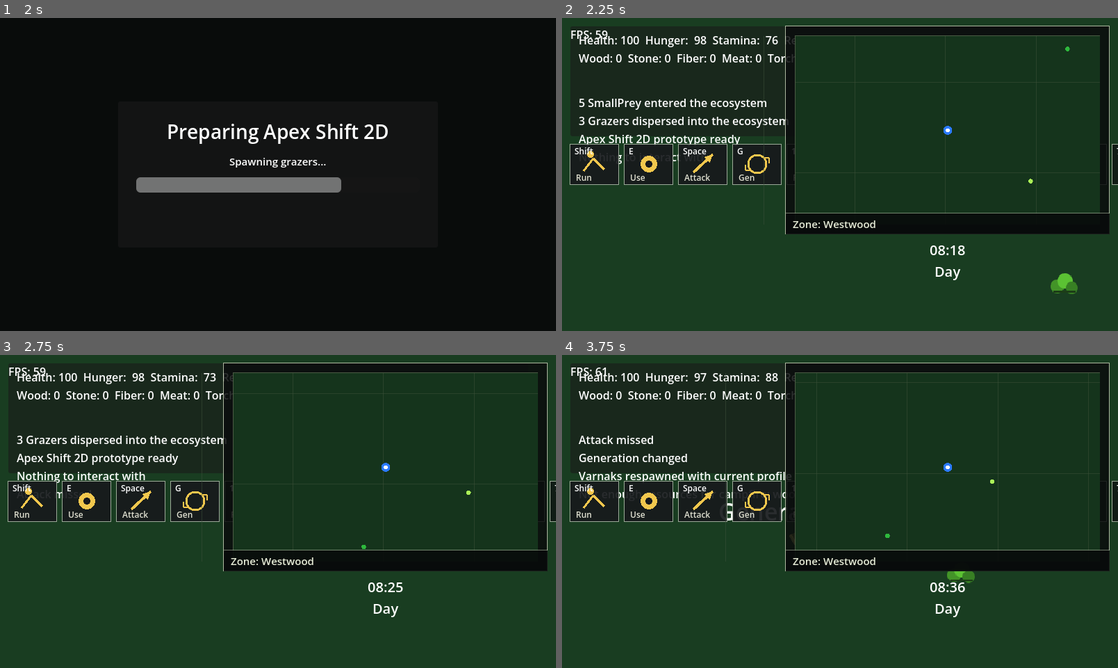
Above: before the commit, frames 1-4 (two rows, left to right).
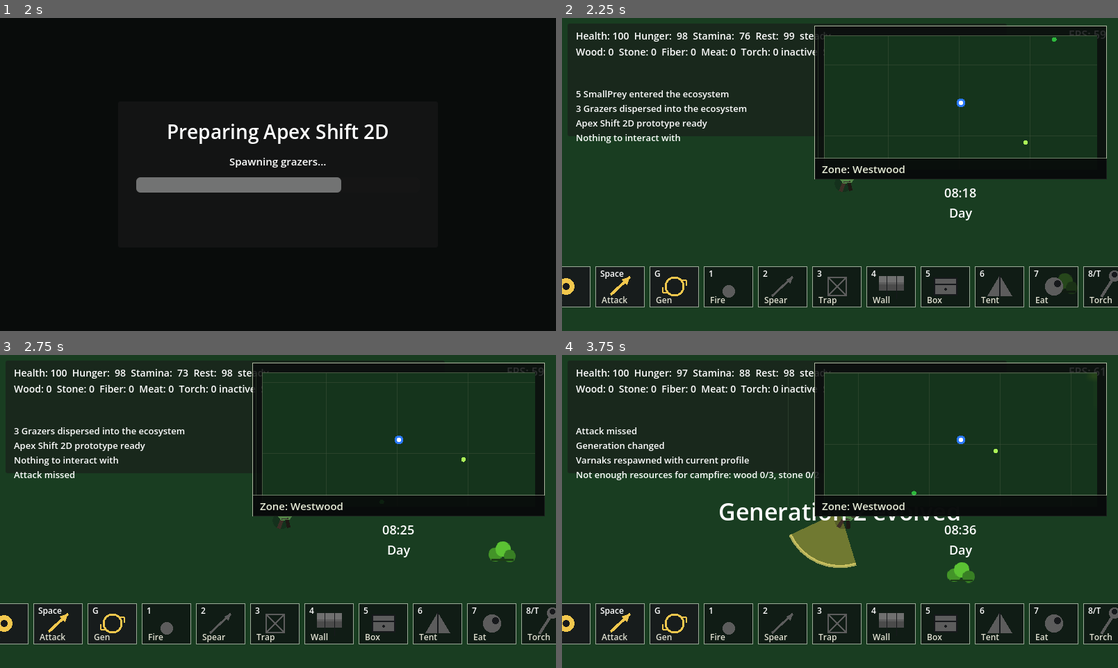
Above: after the commit, the same moments.

Repository: krisstoof/apex-shift-2d
Game: Godot game, scene res://scenes/ui/start_menu.tscn
Two runs of this game, one before a commit and one after it. Both use one fixed random seed, a clock stepped at 60 frames per second and the inputs below.
Inputs (mouse positions are in pixels of both pictures, inside the frame that each line leads up to):
- Up to frame 1 (2 s): click "New Game" at 0.5 s; tap Enter at 1.25 s; move the mouse to (400, 158) at 1.27 s; hold D (move_right) from 1.28 s (still down); hold Shift from 1.28 s (still down); click (400, 158) at 1.42 s; tap Space at 1.52 s
- Up to frame 2 (2.25 s): move the mouse to (728, 190) at 2.02 s; release D (move_right) at 2.03 s; release Shift at 2.03 s; hold S (move_down) from 2.03 s (still down); tap E at 2.1 s
- Up to frame 3 (2.75 s): keep holding S (move_down); tap Space at 2.27 s
- Up to frame 4 (3.75 s): move the mouse to (895, 442) at 2.77 s; release S (move_down) at 2.78 s; hold D (move_right) 2.78-3.53 s; tap G at 2.85 s; move the mouse to (812, 574) at 3.52 s; hold W (move_up) from 3.53 s (still down); tap 1 at 3.6 s; click (812, 574) at 3.67 s

Frame 1 is identical in both runs. In frame 2, 30% of the frame differs, in the area x 0-100%, y 2-93%; in frame 3, 30%; in frame 4, 31%.

Commit message:
ui/#163 tighten low-resolution hud layout

Diff:
--- a/scripts/ui/hud.gd
+++ b/scripts/ui/hud.gd
@@ -22,6 +22,7 @@
 @onready var stats_label: Label = $Panel/StatsLabel
 @onready var prompt_label: Label = $Panel/PromptLabel
 @onready var message_label: Label = $Panel/MessageLabel
+@onready var panel: Control = $Panel
 @onready var center_notification_label: Label = $CenterNotificationLabel
 @onready var skill_icon_bar: Control = $SkillIconBar
 @onready var minimap: Control = $Minimap
@@ -47,6 +48,7 @@
 	game_over_screen.load_save_requested.connect(_on_game_over_load_save)
 	game_over_screen.main_menu_requested.connect(_on_game_over_main_menu)
 	game_over_screen.exit_requested.connect(_on_game_over_quit)
+	_fix_low_resolution_layout()
 
 
 func bind(p_player: Node, p_evolution_director: Node, p_day_night_system: Node, p_ecosystem_director: Node = null) -> void:
@@ -69,6 +71,7 @@
 	map_screen.bind(player, evolution_director, day_night_system, world_rect, biome_zones, landmarks, snapshot_service)
 	debug_panel.bind(player, evolution_director, day_night_system, ecosystem_director, snapshot_service)
 	_apply_snapshot(snapshot)
+	_fix_low_resolution_layout()
 
 
 func _process(delta: float) -> void:
@@ -246,6 +249,79 @@
 	print("[HITCH] %s delta=%.3f %s" % [system_name, delta, flag_text])
 
 
+func _fix_low_resolution_layout() -> void:
+	var viewport_size: Vector2 = get_viewport().get_visible_rect().size
+	var low_resolution: bool = viewport_size.x <= 1366.0 or viewport_size.y <= 768.0
+	var compact_resolution: bool = viewport_size.x <= 1280.0 or viewport_size.y <= 720.0
+	if panel:
+		panel.offset_left = 8.0
+		panel.offset_top = 8.0
+		panel.offset_right = 720.0 if not low_resolution else 640.0
+		panel.offset_bottom = 170.0 if not low_resolution else 162.0
+		panel.custom_minimum_size = Vector2(0.0, 170.0 if not low_resolution else 162.0)
+	if stats_label:
+		stats_label.autowrap_mode = TextServer.AUTOWRAP_WORD_SMART
+		stats_label.custom_minimum_size = Vector2(520.0 if not low_resolution else 500.0, 0.0)
+		stats_label.offset_right = 612.0 if not low_resolution else 540.0
+		stats_label.offset_bottom = 54.0 if not low_resolution else 50.0
+		stats_label.add_theme_font_size_override("font_size", 16 if not low_resolution else 14)
+	if prompt_label:
+		prompt_label.autowrap_mode = TextServer.AUTOWRAP_WORD_SMART
+		prompt_label.custom_minimum_size = Vector2(520.0 if not low_resolution else 500.0, 0.0)
+		prompt_label.offset_top = 64.0 if not low_resolution else 60.0
+		prompt_label.offset_bottom = 92.0 if not low_resolution else 88.0
+		prompt_label.add_theme_font_size_override("font_size", 16 if not low_resolution else 14)
+	if message_label:
+		message_label.autowrap_mode = TextServer.AUTOWRAP_WORD_SMART
+		message_label.custom_minimum_size = Vector2(420.0 if not low_resolution else 360.0, 0.0)
+		message_label.offset_top = 96.0 if not low_resolution else 92.0
+		message_label.offset_bottom = 156.0 if not low_resolution else 150.0
+		message_label.add_theme_font_size_override("font_size", 16 if not low_resolution else 13)
+	if skill_icon_bar:
+		skill_icon_bar.anchor_left = 0.5
+		skill_icon_bar.anchor_right = 0.5
+		skill_icon_bar.anchor_top = 1.0
+		skill_icon_bar.anchor_bottom = 1.0
+		skill_icon_bar.offset_left = -507.0
+		skill_icon_bar.offset_top = -92.0 if low_resolution else -104.0
+		skill_icon_bar.offset_right = 507.0
+		skill_icon_bar.offset_bottom = -32.0
+	if minimap:
+		minimap.anchor_left = 1.0
+		minimap.anchor_right = 1.0
+		minimap.offset_left = -436.0 if low_resolution else -476.0
+		minimap.offset_top = 12.0
+		minimap.offset_right = -16.0
+		minimap.offset_bottom = 232.0 if low_resolution else 280.0
+	if clock_label:
+		clock_label.anchor_left = 1.0
+		clock_label.anchor_right = 1.0
+		clock_label.offset_left = -436.0 if low_resolution else -476.0
+		clock_label.offset_top = 238.0 if low_resolution else 300.0
+		clock_label.offset_right = -16.0
+		clock_label.offset_bottom = 294.0 if low_resolution else 356.0
+		clock_label.add_theme_font_size_override("font_size", 18 if low_resolution else 20)
+	if message_label:
+		message_label.visible = message_history.size() > 0
+	if center_notification_label:
+		center_notification_label.offset_left = -230.0 if compact_resolution else -260.0
+		center_notification_label.offset_right = 230.0 if compact_resolution else 260.0
+	if debug_panel:
+		debug_panel.visible = debug_panel.visible and not low_resolution
+		debug_panel.offset_left = -560.0 if not low_resolution else -520.0
+		debug_panel.offset_right = -8.0
+		debug_panel.offset_top = 12.0
+		debug_panel.offset_bottom = -12.0
+	if fps_label:
+		fps_label.anchor_left = 1.0
+		fps_label.anchor_right = 1.0
+		fps_label.offset_left = -126.0 if low_resolution else -92.0
+		fps_label.offset_top = 12.0
+		fps_label.offset_right = -16.0
+		fps_label.offset_bottom = 40.0
+		fps_label.horizontal_alignment = HORIZONTAL_ALIGNMENT_RIGHT
+
+
 func show_game_over(day_survived: int, reason: String) -> void:
 	_set_pause_menu_open(false)
 	_set_map_screen_open(false)
